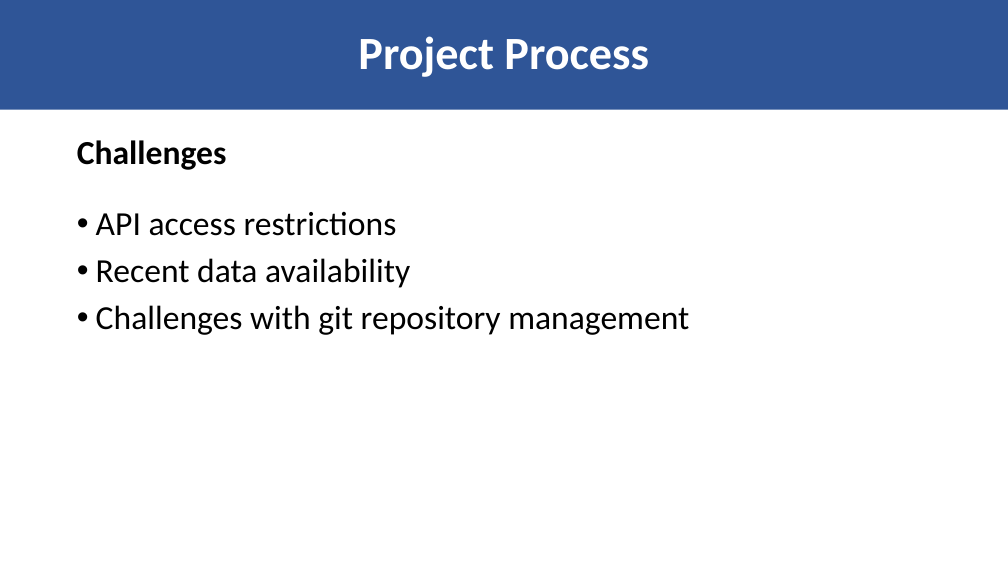
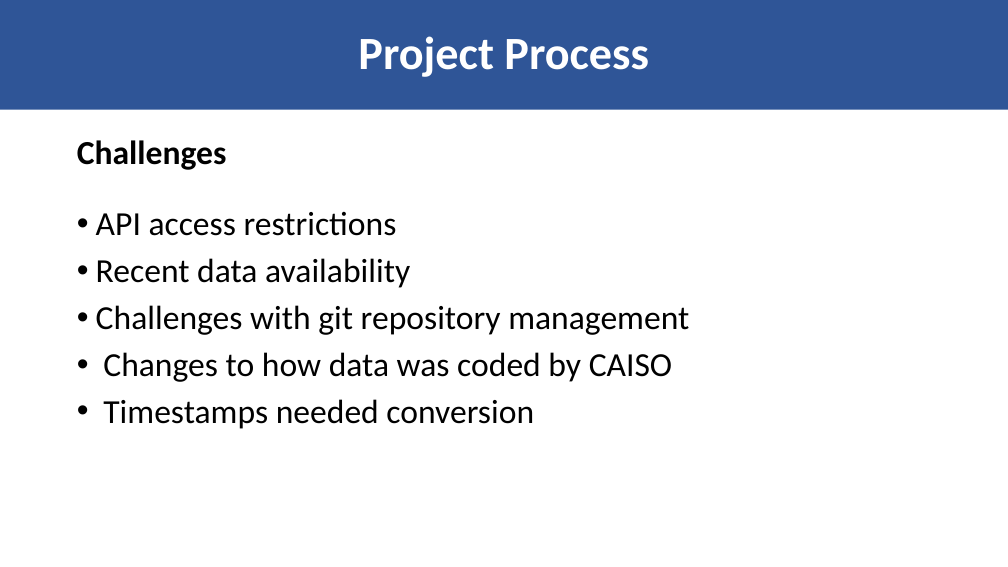
Before and after one commit to scottinsactown/California-Renewable-Energy--data-analysis, a slide deck: slide 4 of Renewable Energy Production in California.pptx. Drawn at 1008x567 pixels with LibreOffice and Linux fonts; fonts in the diff are those of the drawing. Boxes give left, top, right and bottom in pixels: in the first picture for what was removed or moved away, otherwise in the second. Text is boxed around its words. In the diff, an @@ line names an element or a change of style, - is before the commit and + after.

```diff
--- a/Renewable Energy Production in California.pptx
+++ b/Renewable Energy Production in California.pptx
@@ text at bbox=[103, 352, 672, 429]: paragraphs added @@
+• Changes to how data was coded by CAISO
+• Timestamps needed conversion
```
Also in this commit, not shown: 1 other slide changed, 2 other files.
